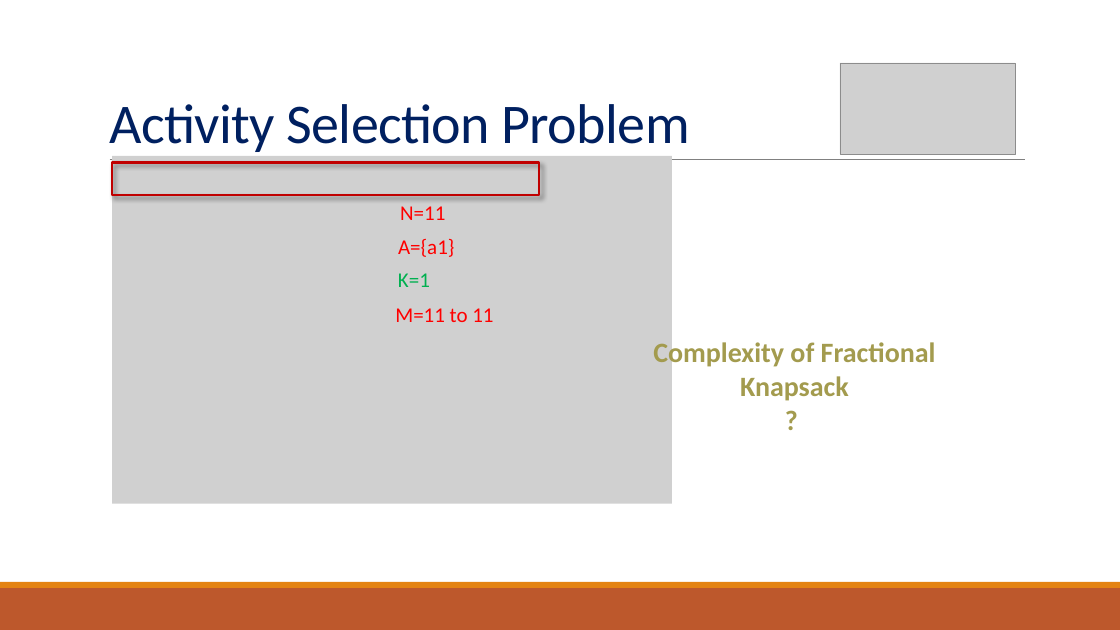
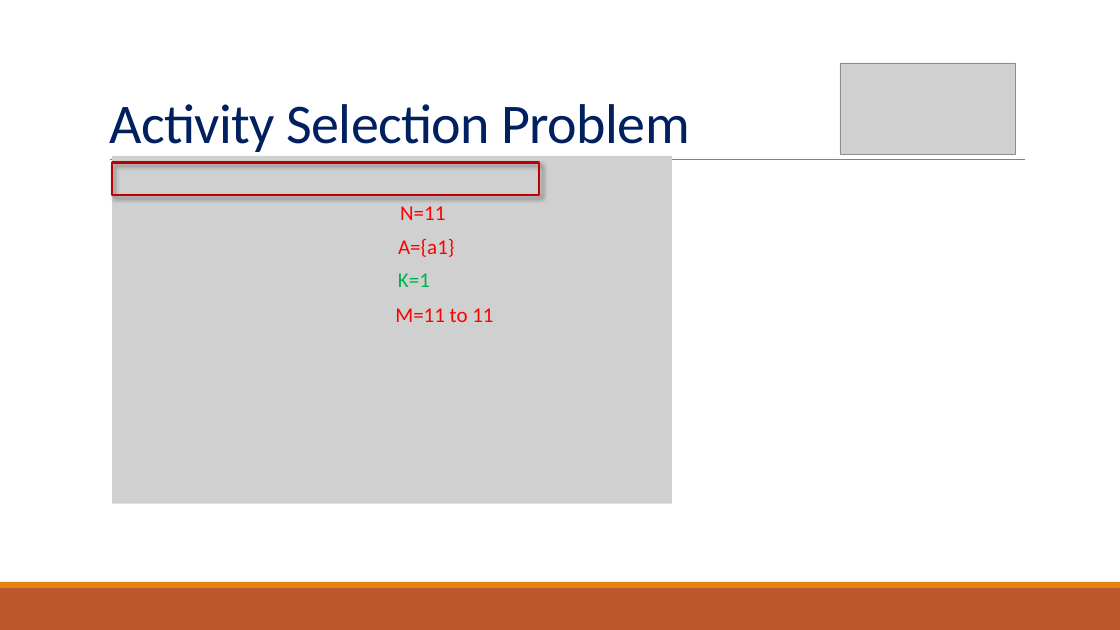
Before and after one commit to kushagra0207/Design-And-Analysis-Of-Algorithms, a slide deck: slide 19 of Lecture_01_Activity Selection Problem.pptx. Drawn at 1120x630 pixels with LibreOffice and Linux fonts; fonts in the diff are those of the drawing; grey boxes stand for pictures. Boxes give left, top, right and bottom in pixels: in the first picture for what was removed or moved away, otherwise in the second. Text is boxed around its words. In the diff, an @@ line names an element or a change of style, - is before the commit and + after.

```diff
--- a/Lecture_01_Activity Selection Problem.pptx
+++ b/Lecture_01_Activity Selection Problem.pptx
@@ text removed at box(653, 339, 936, 401) @@
-Complexity of Fractional Knapsack
-?
```
Also in this commit, not shown: 1 other slide changed, 9 other files.
